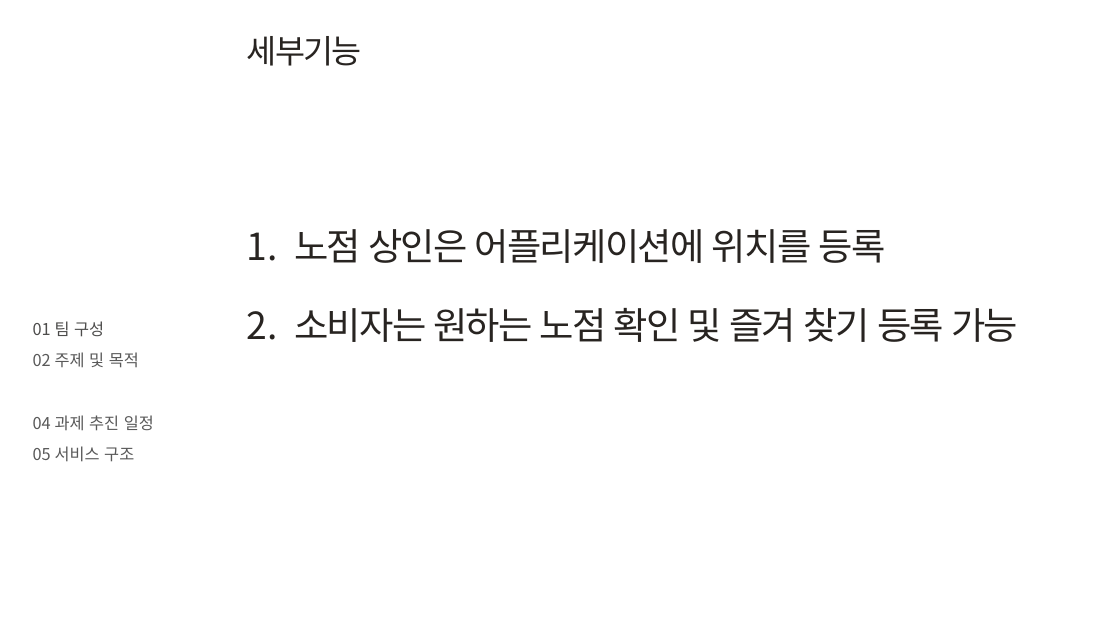
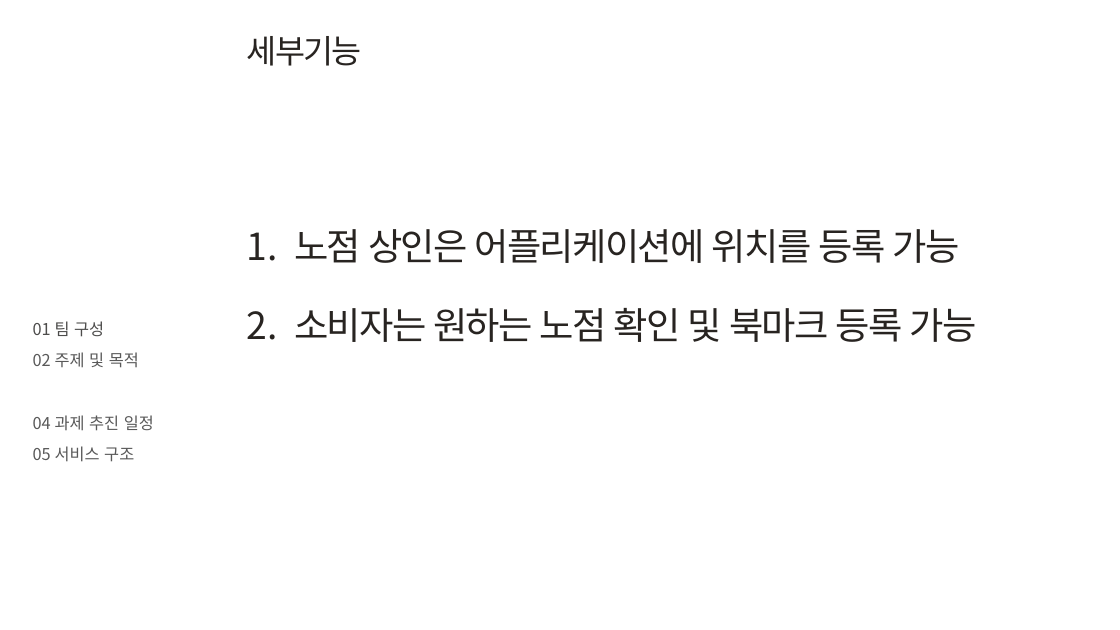
Before and after one commit to KIMTHE/KNU-MAP1-20212-Team01, a slide deck: slide 6 of document/Project_proposal_1조.pptx. Drawn at 1120x630 pixels with LibreOffice and Linux fonts; fonts in the diff are those of the drawing; background and template pictures are left out. Boxes give left, top, right and bottom in pixels: in the first picture for what was removed or moved away, otherwise in the second. Text is boxed around its words. In the diff, an @@ line names an element or a change of style, - is before the commit and + after.

```diff
--- a/document/Project_proposal_1조.pptx
+++ b/document/Project_proposal_1조.pptx
@@ text at (x1=294, y1=229, x2=977, y2=342): text changed @@
-1. 노점 상인은 어플리케이션에 위치를 등록
-2. 소비자는 원하는 노점 확인 및 즐겨 찾기 등록 가능
+1. 노점 상인은 어플리케이션에 위치를 등록 가능
+2. 소비자는 원하는 노점 확인 및 북마크 등록 가능
```
Also in this commit, not shown: 6 other slides changed, 1 other file.
